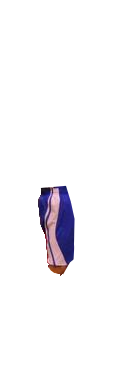
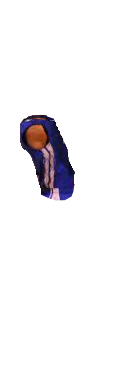
Two versions of the same layered image (117×369). Layer-by-layer changes:
showed "Torso", painted on it over [20, 114, 75, 201]
hid "FrontThigh" over [38, 185, 75, 276]
